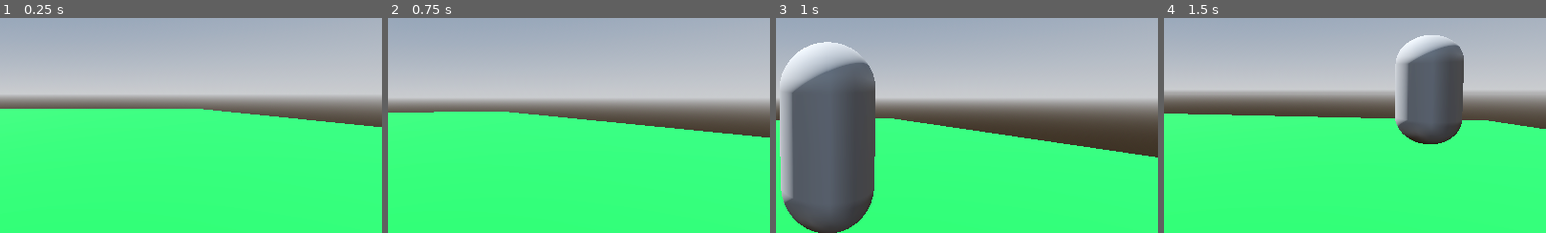
Above: before the commit, frames 1-4 (left to right).
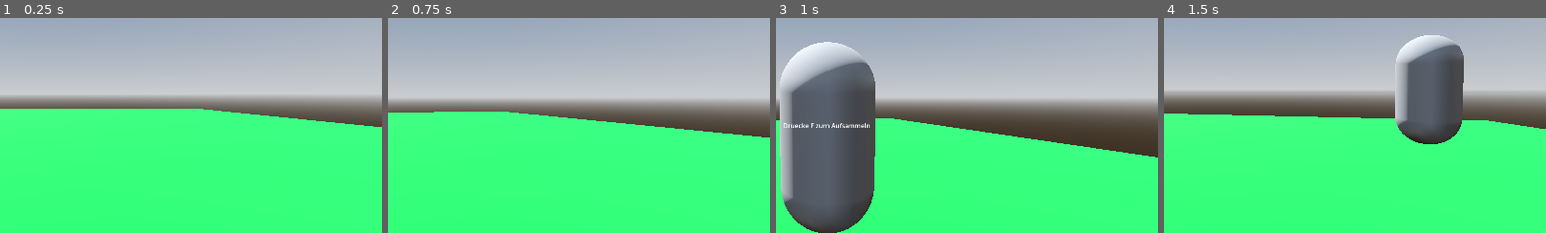
Above: after the commit, the same moments.

Repository: Felle26/neues-spiel
Game: Godot game, scene res://World/TestLevel.tscn
The game is run twice, just before and just after one commit, with the same random seed, the same clock (stepped at 60 frames per second) and the same inputs.
Inputs (mouse positions are % of the whole screen's width and height, from its top left):
- Up to frame 1 (0.25 s): no input
- Up to frame 2 (0.75 s): tap Enter at 0.5 s; move the mouse to (55, 50) at 0.52 s; hold W (move_forward) from 0.53 s (still down); hold Right mouse button (aim) from 0.53 s (still down)
- Up to frame 3 (1 s): keep holding W (move_forward); keep holding Right mouse button (aim); tap Space (jump) at 0.77 s; click (55, 50) at 0.8 s
- Up to frame 4 (1.5 s): keep holding W (move_forward); move the mouse to (45, 50) at 1.27 s; release Right mouse button (aim) at 1.28 s; click (45, 50) at 1.35 s
The pictures show only the part of the screen within x 43-93%, y 32-82%; the shares and areas given below are measured in that part.

Frames 1-2 are identical in both runs. In frame 3, 0.2% of the frame differs, in the area x 2-25%, y 48-52%; in frame 4, nothing differs.

Commit message:
Füge Zeitungsabholungsmechanik und HUD-Elemente hinzu

Diff:
--- a/player/HUD.tscn
+++ b/player/HUD.tscn
@@ -31,9 +31,17 @@
 [node name="ThrowBar" type="ProgressBar" parent="MarginContainer/VBoxContainer" unique_id=128335447]
 visible = false
 layout_mode = 2
-value = 0.0
 rounded = true
 
-[node name="Label" type="Label" parent="MarginContainer/VBoxContainer" unique_id=1360629202]
+[node name="newspaper" type="Label" parent="MarginContainer/VBoxContainer" unique_id=1360629202]
 layout_mode = 2
 text = "Newspapers 1 / 8"
+
+[node name="PickupPrompt" type="Label" parent="." unique_id=172945810]
+visible = false
+offset_left = 836.0
+offset_top = 608.0
+offset_right = 1082.0
+offset_bottom = 644.0
+text = "Druecke F zum Aufsammeln"
+horizontal_alignment = 1
--- a/player/hud.gd
+++ b/player/hud.gd
@@ -3,12 +3,14 @@
 @onready var stamina_bar: ProgressBar = $MarginContainer/VBoxContainer/StaminaBar
 @onready var health_bar: ProgressBar = $MarginContainer/VBoxContainer/HealthBar
 @onready var throw_bar: ProgressBar = $MarginContainer/VBoxContainer/ThrowBar
-@onready var newspaper_label: Label = $MarginContainer/VBoxContainer/Label
+@onready var newspaper_label: Label = $MarginContainer/VBoxContainer/newspaper
+@onready var pickup_prompt: Label = $PickupPrompt
 
 func _ready():
 	print("HealthBar:", $MarginContainer/VBoxContainer/HealthBar)
 	print("StaminaBar:", $MarginContainer/VBoxContainer/StaminaBar)
 	throw_bar.visible = false
+	pickup_prompt.visible = false
 
 func set_health(value):
 	health_bar.value = value
@@ -16,10 +18,13 @@
 func set_stamina(value):
 	stamina_bar.value = value
 
-func set_throw_charge(is_visible, value, max_value):
-	throw_bar.visible = is_visible
+func set_throw_charge(visible_state, value, max_value):
+	throw_bar.visible = visible_state
 	throw_bar.max_value = max_value
 	throw_bar.value = value
 
 func set_newspaper_count(current_value, max_value):
 	newspaper_label.text = "Newspapers %d / %d" % [current_value, max_value]
+
+func set_pickup_prompt(visible_state):
+	pickup_prompt.visible = visible_state
--- a/player/player.gd
+++ b/player/player.gd
@@ -35,10 +35,13 @@
 @export var min_throw_force := 3.0
 @export var max_throw_force := 15.0
 @export var throw_charge_speed := 9.0
+@export var pickup_distance := 3.0
 var newspaper_count := max_newspapers
 var is_aiming := false
 var is_charging_throw := false
 var throw_force := 0.0
+var pending_pickup_request := false
+var current_pickup_target: Node3D
 
 #hard coded gravity
 var gravity := 9.8
@@ -79,11 +82,13 @@
 		input_dir += transform.basis.x
 
 	input_dir = input_dir.normalized()
+	current_pickup_target = get_target_newspaper()
 
 	update_run_state(input_dir)
 	update_stamina(delta)
 	update_Hud()
 	update_throw_charge(delta)
+	process_pickup_request()
 
 	# --- Smooth Movement ---
 	var target_velocity = input_dir * current_speed
@@ -125,6 +130,8 @@
 		if is_aiming and newspaper_count > 0:
 			is_charging_throw = true
 			throw_force = min_throw_force
+	if event.is_action_pressed("interact"):
+		pending_pickup_request = true
 	if event.is_action_released("fire"):
 		if is_aiming and is_charging_throw:
 			throw_newspaper()
@@ -152,6 +159,7 @@
 	hud.set_stamina(stamina)
 	hud.set_throw_charge(is_aiming, throw_force, max_throw_force)
 	hud.set_newspaper_count(newspaper_count, max_newspapers)
+	hud.set_pickup_prompt(current_pickup_target != null and newspaper_count < max_newspapers)
 
 func update_throw_charge(delta):
 	if is_aiming and is_charging_throw:
@@ -168,7 +176,47 @@
 
 	spawn_parent.add_child(newspaper)
 	newspaper.global_transform = Transform3D(Basis.looking_at(throw_direction, Vector3.UP), spawn_position)
+	newspaper.add_to_group("newspaper_pickups")
 	newspaper_count -= 1
 
 	if newspaper is RigidBody3D:
 		newspaper.linear_velocity = velocity + throw_direction * throw_force
+
+func try_pickup_newspaper():
+	if newspaper_count >= max_newspapers:
+		return
+
+	var collider = current_pickup_target
+	if collider is Node3D and is_newspaper_pickup(collider):
+		newspaper_count += 1
+		current_pickup_target = null
+		collider.queue_free()
+
+func is_newspaper_pickup(collider):
+	return collider.is_in_group("newspaper_pickups") or collider.name == "NewsPaper"
+
+func process_pickup_request():
+	if not pending_pickup_request:
+		return
+
+	pending_pickup_request = false
+	try_pickup_newspaper()
+
+func get_target_newspaper():
+	var ray_origin = camera.global_position
+	var ray_end = ray_origin + -camera.global_transform.basis.z * pickup_distance
+	var query = PhysicsRayQueryParameters3D.create(ray_origin, ray_end)
+	query.exclude = [self]
+	var space_state = get_world_3d().direct_space_state
+	if space_state == null:
+		return null
+	var result = space_state.intersect_ray(query)
+
+	if result.is_empty():
+		return null
+
+	var collider = result.get("collider")
+	if collider is Node3D and is_newspaper_pickup(collider):
+		return collider
+
+	return null
